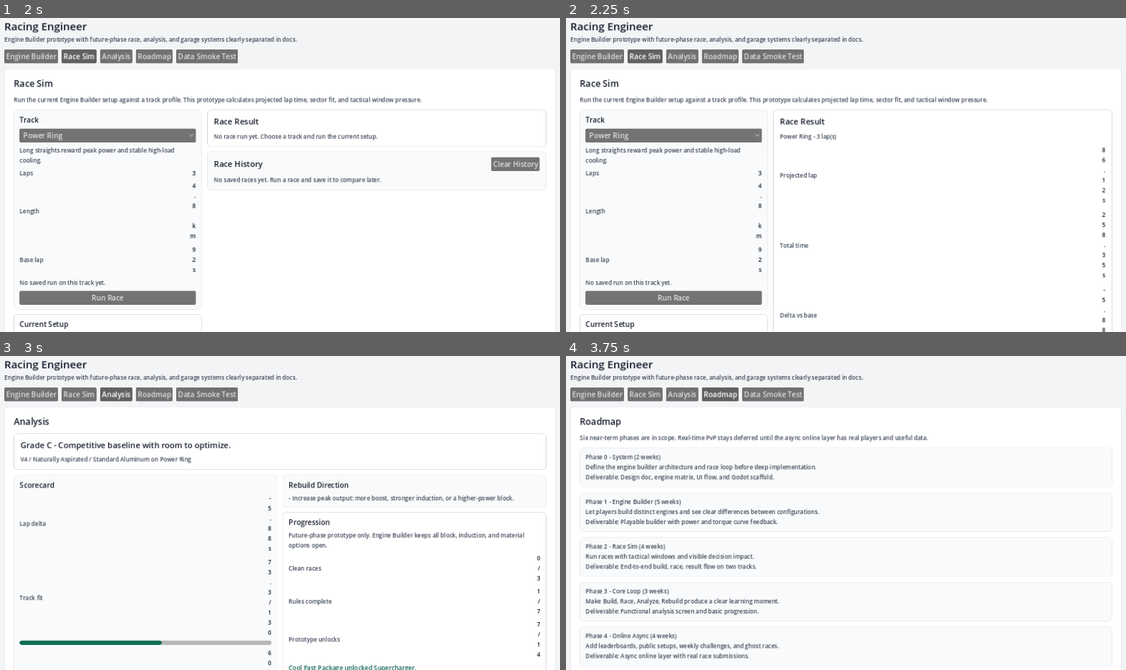
Above: before the commit, frames 1-4 (two rows, left to right).
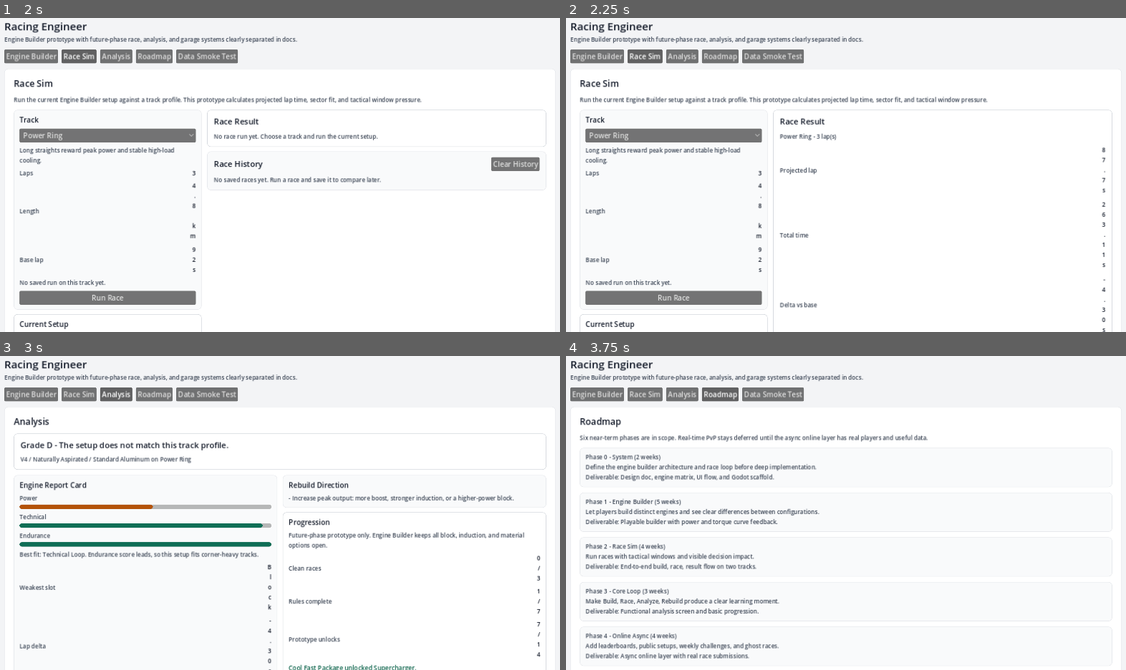
Above: after the commit, the same moments.

Repository: k15974973/racing-engineer
Game: Godot game, scene res://scenes/Main.tscn
Two runs of this game, one before a commit and one after it. Both use one fixed random seed, a clock stepped at 60 frames per second and the inputs below.
Inputs:
- Up to frame 1 (2 s): click "Engine Builder" at 0.5 s; click "Race Sim" at 1.25 s
- Up to frame 2 (2.25 s): click "Run Race" at 2 s
- Up to frame 3 (3 s): click "Analysis" at 2.75 s
- Up to frame 4 (3.75 s): click "Roadmap" at 3.5 s

Frame 1 is identical in both runs. In frame 2, 0.5% of the frame differs, in the area x 38-97%, y 44-100%; in frame 3, 4.2%, in the area x 3-49%, y 27-100%; in frame 4, nothing differs.

Commit message:
Add Phase 3 report card affinity

Diff:
--- a/scripts/autoload/game_data.gd
+++ b/scripts/autoload/game_data.gd
@@ -258,7 +258,7 @@
 	var induction_lag := float(setup.get("induction", {}).get("lag", 0.0))
 	var corner_lag_penalty := induction_lag * corner_bias * 50.0
 
-	var power_score := clampf((power / 430.0) * 55.0 + (torque / 520.0) * 25.0 + (155.0 / mass) * 20.0, 20.0, 130.0)
+	var power_score := clampf((power / 430.0) * 70.0 + (torque / 520.0) * 28.0 + (155.0 / mass) * 6.0, 20.0, 130.0)
 	var technical_score := clampf((response / 105.0) * 45.0 + (torque / 470.0) * 25.0 + (155.0 / mass) * 30.0 - corner_lag_penalty, 20.0, 130.0)
 	var endurance_score := clampf((effective_reliability / 105.0) * 55.0 + (push_margin / 105.0) * 35.0 + ((145.0 - effective_heat) / 80.0) * 10.0, 10.0, 130.0)
 	var fit_score := (power_score * straight_bias + technical_score * corner_bias + endurance_score * endurance_bias) / bias_total
@@ -315,6 +315,7 @@
 	var technical_score := float(race_result.get("technical_score", 0.0))
 	var endurance_score := float(race_result.get("endurance_score", 0.0))
 	var rebuild_instructions := _build_rebuild_instructions(race_result)
+	var report_card := _build_engine_report_card(race_result, rebuild_instructions)
 
 	findings.append({
 		"title": "Lap delta",
@@ -409,6 +410,7 @@
 		"findings": findings,
 		"suggestions": _dedupe_strings(suggestions),
 		"rebuild_instructions": rebuild_instructions,
+		"report_card": report_card,
 		"comparison": comparison,
 		"scorecard": {
 			"track_fit": snappedf(score, 0.1),
@@ -420,6 +422,107 @@
 			"lap_delta": snappedf(delta, 0.01)
 		}
 	}
+
+func _build_engine_report_card(race_result: Dictionary, rebuild_instructions: Array) -> Dictionary:
+	var scores := {
+		"power": _report_score(float(race_result.get("power_score", 0.0))),
+		"technical": _report_score(float(race_result.get("technical_score", 0.0))),
+		"endurance": _report_score(float(race_result.get("endurance_score", 0.0)))
+	}
+	var weakest := _weakest_report_target(scores)
+	if not rebuild_instructions.is_empty() and typeof(rebuild_instructions[0]) == TYPE_DICTIONARY:
+		var first_instruction: Dictionary = rebuild_instructions[0]
+		var target := str(first_instruction.get("target_field", ""))
+		if target != "":
+			weakest = target
+
+	return {
+		"scores": scores,
+		"weakest": weakest,
+		"track_affinity": _track_affinity(scores)
+	}
+
+func _report_score(value: float) -> float:
+	return snappedf(clampf(value, 0.0, 100.0), 0.1)
+
+func _weakest_report_target(scores: Dictionary) -> String:
+	var lowest_axis := "power"
+	var lowest_score := float(scores.get("power", 0.0))
+	for axis in ["technical", "endurance"]:
+		var score := float(scores.get(axis, 0.0))
+		if score < lowest_score:
+			lowest_score = score
+			lowest_axis = axis
+
+	return _score_axis_target_field(lowest_axis)
+
+func _score_axis_target_field(axis: String) -> String:
+	match axis:
+		"technical":
+			return "induction"
+		"endurance":
+			return "material"
+		_:
+			return "block"
+
+func _track_affinity(scores: Dictionary) -> Dictionary:
+	var best_track: Dictionary = {}
+	var best_fit := ""
+	var best_score := -INF
+	for item in tracks:
+		if typeof(item) != TYPE_DICTIONARY:
+			continue
+
+		var track: Dictionary = item
+		var affinity := float(scores.get("power", 0.0)) * float(track.get("straight_bias", 0.0))
+		affinity += float(scores.get("technical", 0.0)) * float(track.get("corner_bias", 0.0))
+		affinity += float(scores.get("endurance", 0.0)) * float(track.get("endurance_bias", 0.0))
+		if affinity > best_score:
+			best_score = affinity
+			best_fit = str(track.get("id", ""))
+			best_track = track
+
+	return {
+		"best_fit": best_fit,
+		"score": snappedf(best_score, 0.1),
+		"reason": _track_affinity_reason(scores, best_track)
+	}
+
+func _track_affinity_reason(scores: Dictionary, track: Dictionary) -> String:
+	var axis := _dominant_score_axis(scores)
+	if axis == "":
+		return "Score mix is too weak to identify a clear track fit."
+
+	var demand := _dominant_track_demand(track)
+	if demand == "":
+		demand = "balanced"
+
+	var axis_label := axis.capitalize()
+	return "%s score leads, so this setup fits %s tracks." % [axis_label, demand]
+
+func _dominant_score_axis(scores: Dictionary) -> String:
+	var axis := "power"
+	var value := float(scores.get("power", 0.0))
+	for candidate in ["technical", "endurance"]:
+		var score := float(scores.get(candidate, 0.0))
+		if score > value:
+			value = score
+			axis = candidate
+
+	return axis
+
+func _dominant_track_demand(track: Dictionary) -> String:
+	var best_axis := "straight"
+	var best_bias := float(track.get("straight_bias", 0.0))
+	var corner_bias := float(track.get("corner_bias", 0.0))
+	var endurance_bias := float(track.get("endurance_bias", 0.0))
+	if corner_bias > best_bias:
+		best_axis = "corner-heavy"
+		best_bias = corner_bias
+	if endurance_bias > best_bias:
+		best_axis = "endurance-heavy"
+
+	return best_axis
 
 func _build_rebuild_instructions(race_result: Dictionary) -> Array:
 	var candidates: Array = []
--- a/scripts/ui/main.gd
+++ b/scripts/ui/main.gd
@@ -2813,6 +2813,9 @@
 
 func _analysis_scorecard_panel(analysis: Dictionary) -> PanelContainer:
 	var scorecard: Dictionary = analysis.get("scorecard", {})
+	var report_card: Dictionary = analysis.get("report_card", {})
+	var report_scores: Dictionary = report_card.get("scores", {})
+	var affinity: Dictionary = report_card.get("track_affinity", {})
 	var panel := PanelContainer.new()
 	panel.add_theme_stylebox_override("panel", _panel_style(Color.html("#F9FAFB"), Color.html("#E5E7EB")))
 
@@ -2826,15 +2829,46 @@
 	var stack := VBoxContainer.new()
 	stack.add_theme_constant_override("separation", 8)
 	margin.add_child(stack)
-	stack.add_child(_label("Scorecard", 16, Color.html("#111827")))
+	stack.add_child(_label("Engine Report Card", 16, Color.html("#111827")))
+	stack.add_child(_analysis_report_bar("Power", float(report_scores.get("power", scorecard.get("power", 0.0)))))
+	stack.add_child(_analysis_report_bar("Technical", float(report_scores.get("technical", scorecard.get("technical", 0.0)))))
+	stack.add_child(_analysis_report_bar("Endurance", float(report_scores.get("endurance", scorecard.get("endurance", 0.0)))))
+
+	var best_fit_id := str(affinity.get("best_fit", ""))
+	var best_fit_name := best_fit_id
+	var best_track: Dictionary = GameData.get_record_by_id("tracks", best_fit_id)
+	if not best_track.is_empty():
+		best_fit_name = str(best_track.get("name", best_fit_id))
+
+	var reason := str(affinity.get("reason", ""))
+	if best_fit_id != "":
+		stack.add_child(_body_text("Best fit: %s. %s" % [best_fit_name, reason]))
+
+	stack.add_child(_metric_row("Weakest slot", str(report_card.get("weakest", "setup")).capitalize()))
 	stack.add_child(_metric_row("Lap delta", "%+0.2fs" % float(scorecard.get("lap_delta", 0.0))))
-	stack.add_child(_meter_row("Track fit", float(scorecard.get("track_fit", 0.0)), 130.0, true))
-	stack.add_child(_meter_row("Power", float(scorecard.get("power", 0.0)), 130.0, true))
-	stack.add_child(_meter_row("Technical", float(scorecard.get("technical", 0.0)), 130.0, true))
-	stack.add_child(_meter_row("Endurance", float(scorecard.get("endurance", 0.0)), 130.0, true))
 	stack.add_child(_metric_row("Final heat", "%s / 180" % scorecard.get("heat", "?")))
 	stack.add_child(_metric_row("Final reliability", "%s / 120" % scorecard.get("reliability", "?")))
 	return panel
+
+func _analysis_report_bar(name: String, value: float) -> VBoxContainer:
+	var stack := VBoxContainer.new()
+	stack.add_theme_constant_override("separation", 4)
+
+	stack.add_child(_body_text(name))
+
+	var bar := ProgressBar.new()
+	bar.max_value = 100.0
+	bar.value = clampf(value, 0.0, 100.0)
+	bar.show_percentage = false
+	bar.custom_minimum_size = Vector2(0, 10)
+	var fill := Color.html("#0F6E56")
+	if value < 45.0:
+		fill = Color.html("#9F1239")
+	elif value < 70.0:
+		fill = Color.html("#B45309")
+	bar.add_theme_stylebox_override("fill", _panel_style(fill, fill))
+	stack.add_child(bar)
+	return stack
 
 func _analysis_findings_panel(analysis: Dictionary) -> PanelContainer:
 	var panel := PanelContainer.new()
--- a/tests/phase_3_rebuild_instruction_smoke.gd
+++ b/tests/phase_3_rebuild_instruction_smoke.gd
@@ -1,6 +1,9 @@
 extends SceneTree
 
 const MIN_SCORE_GAIN := 5.0
+
+var _lag_check: Dictionary = {}
+var _affinity_check: Dictionary = {}
 
 func _init() -> void:
 	call_deferred("_run")
@@ -13,18 +16,27 @@
 		_fail("GameData reported validation errors: %s" % errors)
 		return
 
+	if not _assert_lag_penalty_shape(game_data):
+		return
+
+	if not _assert_report_card_affinity(game_data):
+		return
+
 	var case: Dictionary = _find_induction_rebuild_case(game_data)
 	if case.is_empty():
 		_fail("No real setup produced an induction rebuild instruction for Technical Loop.")
 		return
 
 	var baseline_result: Dictionary = case.get("result", {})
+	var analysis: Dictionary = case.get("analysis", {})
 	var instruction: Dictionary = case.get("instruction", {})
 	if str(instruction.get("issue", "")) == "" or str(instruction.get("direction", "")) == "":
 		_fail("Instruction should include readable issue and direction fields.")
 		return
 	if str(instruction.get("target_field", "")) != "induction":
 		_fail("Expected induction target_field, got %s." % instruction.get("target_field", ""))
+		return
+	if not _assert_weakest_matches_instruction(analysis, instruction):
 		return
 
 	var improved_result: Dictionary = _best_induction_rebuild(game_data, case)
@@ -39,9 +51,13 @@
 		_fail("Rebuilding from instruction should improve technical_score by at least %0.1f. Baseline=%0.1f improved=%0.1f instruction=%s" % [MIN_SCORE_GAIN, baseline_score, improved_score, instruction])
 		return
 
-	print("PHASE_3_REBUILD_INSTRUCTION_OK target=%s score_gain=%+0.1f baseline=%s/%s/%s improved=%s/%s/%s" % [
+	print("PHASE_3_REBUILD_INSTRUCTION_OK target=%s score_gain=%+0.1f lag_na=%s lag_twin=%s v8_fit=%s inline4_fit=%s baseline=%s/%s/%s improved=%s/%s/%s" % [
 		instruction.get("target_field", "?"),
 		score_gain,
+		_lag_check.get("na_score", "?"),
+		_lag_check.get("twin_score", "?"),
+		_affinity_check.get("v8_best_fit", "?"),
+		_affinity_check.get("inline_best_fit", "?"),
 		baseline_result.get("setup", {}).get("block", {}).get("id", "?"),
 		baseline_result.get("setup", {}).get("induction", {}).get("id", "?"),
 		baseline_result.get("setup", {}).get("material", {}).get("id", "?"),
@@ -50,6 +66,126 @@
 		improved_result.get("setup", {}).get("material", {}).get("id", "?")
 	])
 	quit(0)
+
+func _assert_lag_penalty_shape(game_data: Node) -> bool:
+	var na_result := _race_setup(game_data, "v8", "na", "aluminum", "technical_loop")
+	if not _assert_valid_result(na_result, "V8 NA Technical Loop"):
+		return false
+
+	var twin_result := _race_setup(game_data, "v8", "twin_turbo", "aluminum", "technical_loop")
+	if not _assert_valid_result(twin_result, "V8 Twin Turbo Technical Loop"):
+		return false
+
+	var na_score := float(na_result.get("technical_score", 0.0))
+	var twin_score := float(twin_result.get("technical_score", 0.0))
+	_lag_check = {
+		"na_score": snappedf(na_score, 0.1),
+		"twin_score": snappedf(twin_score, 0.1)
+	}
+	if na_score < 60.0:
+		_fail("NA has zero lag and should not fall under the technical instruction threshold. Score=%0.1f" % na_score)
+		return false
+	if twin_score >= na_score:
+		_fail("Twin Turbo should score lower than NA on Technical Loop after lag penalty. NA=%0.1f twin=%0.1f" % [na_score, twin_score])
+		return false
+
+	return true
+
+func _assert_report_card_affinity(game_data: Node) -> bool:
+	var v8_result := _race_setup(game_data, "v8", "na", "aluminum", "power_ring")
+	if not _assert_valid_result(v8_result, "V8 NA Power Ring"):
+		return false
+
+	var v8_analysis: Dictionary = game_data.analyze_race_result(v8_result)
+	if not _assert_report_card(v8_analysis, "V8 NA Power Ring"):
+		return false
+
+	var v8_report: Dictionary = v8_analysis.get("report_card", {})
+	var v8_scores: Dictionary = v8_report.get("scores", {})
+	if float(v8_scores.get("power", 0.0)) < float(v8_scores.get("technical", 0.0)) or float(v8_scores.get("power", 0.0)) < float(v8_scores.get("endurance", 0.0)):
+		_fail("V8 NA should expose power as its strongest report card score: %s" % v8_scores)
+		return false
+
+	var v8_affinity: Dictionary = v8_report.get("track_affinity", {})
+	if str(v8_affinity.get("best_fit", "")) != "power_ring":
+		_fail("V8 NA should prefer Power Ring, got %s with report %s." % [v8_affinity.get("best_fit", ""), v8_report])
+		return false
+
+	var inline_result := _race_setup(game_data, "inline_4", "supercharger", "aluminum", "technical_loop")
+	if not _assert_valid_result(inline_result, "Inline-4 SC Technical Loop"):
+		return false
+
+	var inline_analysis: Dictionary = game_data.analyze_race_result(inline_result)
+	if not _assert_report_card(inline_analysis, "Inline-4 SC Technical Loop"):
+		return false
+
+	var inline_report: Dictionary = inline_analysis.get("report_card", {})
+	var inline_scores: Dictionary = inline_report.get("scores", {})
+	if float(inline_scores.get("technical", 0.0)) < float(inline_scores.get("power", 0.0)) or float(inline_scores.get("technical", 0.0)) < float(inline_scores.get("endurance", 0.0)):
+		_fail("Inline-4 SC should expose technical as its strongest report card score: %s" % inline_scores)
+		return false
+
+	var inline_affinity: Dictionary = inline_report.get("track_affinity", {})
+	if str(inline_affinity.get("best_fit", "")) != "technical_loop":
+		_fail("Inline-4 SC should prefer Technical Loop, got %s with report %s." % [inline_affinity.get("best_fit", ""), inline_report])
+		return false
+
+	_affinity_check = {
+		"v8_best_fit": str(v8_affinity.get("best_fit", "")),
+		"inline_best_fit": str(inline_affinity.get("best_fit", ""))
+	}
+	return true
+
+func _assert_report_card(analysis: Dictionary, label: String) -> bool:
+	if analysis.has("error"):
+		_fail("%s analysis failed: %s" % [label, analysis.get("error", "")])
+		return false
+
+	var report: Dictionary = analysis.get("report_card", {})
+	if report.is_empty():
+		_fail("%s analysis should include report_card." % label)
+		return false
+
+	var scores: Dictionary = report.get("scores", {})
+	for axis in ["power", "technical", "endurance"]:
+		var score := float(scores.get(axis, -1.0))
+		if score < 0.0 or score > 100.0:
+			_fail("%s report_card score %s should be 0-100, got %s." % [label, axis, score])
+			return false
+
+	if not (str(report.get("weakest", "")) in ["block", "induction", "material"]):
+		_fail("%s report_card weakest should target a builder slot, got %s." % [label, report.get("weakest", "")])
+		return false
+
+	var affinity: Dictionary = report.get("track_affinity", {})
+	if str(affinity.get("best_fit", "")) == "" or str(affinity.get("reason", "")) == "":
+		_fail("%s report_card should include track affinity best_fit and reason." % label)
+		return false
+
+	return true
+
+func _assert_weakest_matches_instruction(analysis: Dictionary, instruction: Dictionary) -> bool:
+	if not _assert_report_card(analysis, "Instruction case"):
+		return false
+
+	var report: Dictionary = analysis.get("report_card", {})
+	if str(report.get("weakest", "")) != str(instruction.get("target_field", "")):
+		_fail("Report card weakest should match instruction target_field. weakest=%s instruction=%s" % [report.get("weakest", ""), instruction])
+		return false
+
+	return true
+
+func _race_setup(game_data: Node, block_id: String, induction_id: String, material_id: String, track_id: String) -> Dictionary:
+	var setup: Dictionary = game_data.calculate_engine_setup(block_id, induction_id, material_id)
+	if setup.has("error"):
+		return setup
+	return game_data.calculate_race_result(setup, track_id)
+
+func _assert_valid_result(result: Dictionary, label: String) -> bool:
+	if result.has("error"):
+		_fail("%s failed: %s" % [label, result.get("error", "")])
+		return false
+	return true
 
 func _find_induction_rebuild_case(game_data: Node) -> Dictionary:
 	var worst_seen := {"score": INF, "setup": ""}
Not shown, changed: README.md
Not shown, changed: docs/phase_3_core_loop_start.md
Not shown, changed: docs/phase_scope_audit.md
